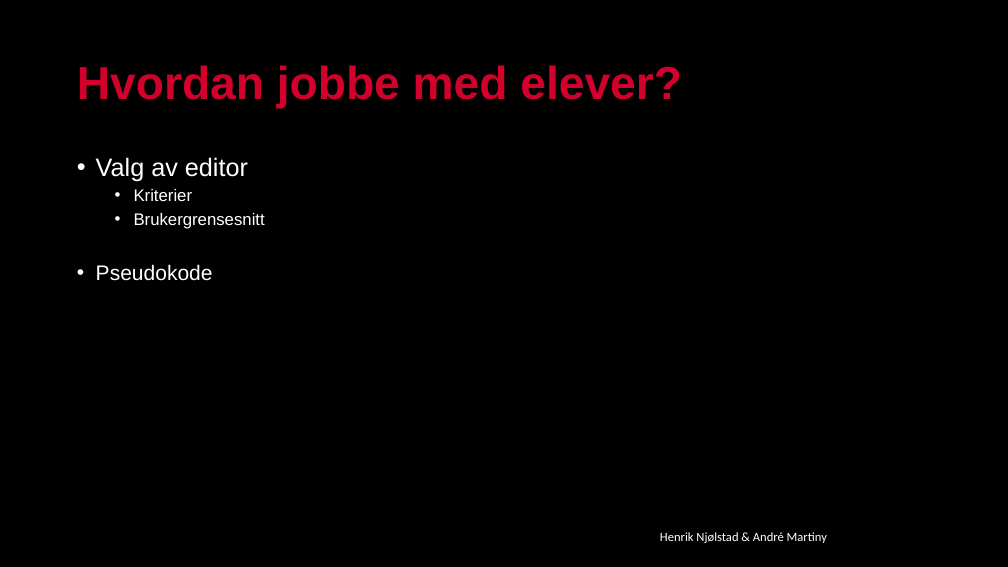
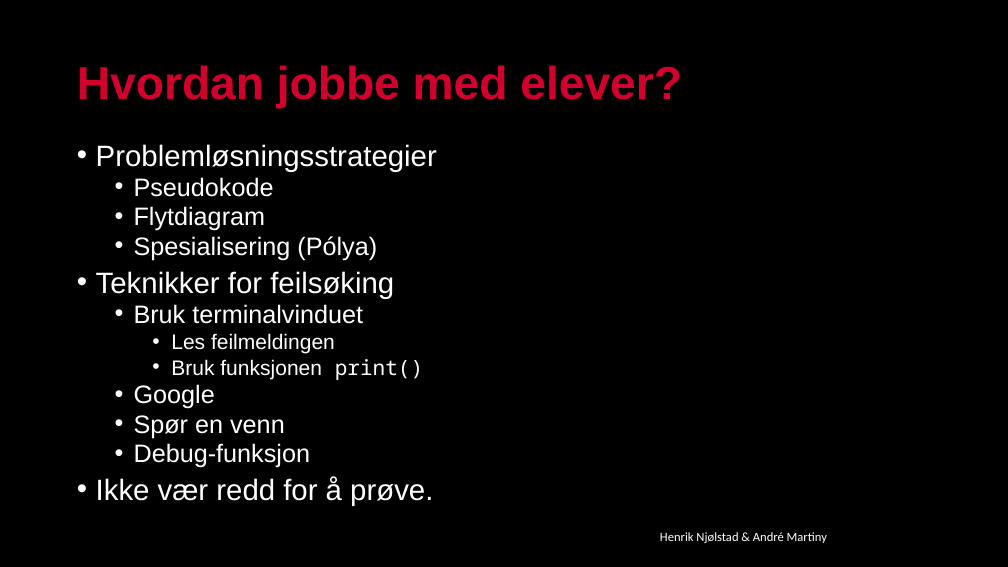
Before and after one commit to kodelaben/kodelaben.github.io, a slide deck: slide 4 of _drafts/Oppgaver/Workshop/Workshop_2PP.pptx. Drawn at 1008x567 pixels with LibreOffice and Linux fonts; fonts in the diff are those of the drawing; background and template pictures are left out. Boxes give left, top, right and bottom in pixels: in the first picture for what was removed or moved away, otherwise in the second. Text is boxed around its words. In the diff, an @@ line names an element or a change of style, - is before the commit and + after.

```diff
--- a/_drafts/Oppgaver/Workshop/Workshop_2PP.pptx
+++ b/_drafts/Oppgaver/Workshop/Workshop_2PP.pptx
@@ text "Problemløsningsstrategier": place and size @@
-text "Problemløsningsstrategier" at (96,157,265,281)
+text "Problemløsningsstrategier" at (96,144,437,506)
@@ text at (96,144,437,172): text changed; size 16 to 28 pt @@
-• Valg av editor
-  • Kriterier
-  • Brukergrensesnitt
+• Problemløsningsstrategier
@@ text at (134,177,274,197): size 20 to 24 pt in "Pseudokode"; list level 1 to 2 in "Pseudokode"; line spacing 0.9 to 0.8 @@
@@ text at (96,206,433,506): paragraphs added @@
+  • Flytdiagram
+  • Spesialisering (Pólya)
+• Teknikker for feilsøking
+  • Bruk terminalvinduet
+    • Les feilmeldingen
+    • Bruk funksjonen print()
+  • Google
+  • Spør en venn
+  • Debug-funksjon
+• Ikke vær redd for å prøve.
```
Also in this commit, not shown: 3 other slides changed, 3 slides added, 7 slides removed, 8 other files.
